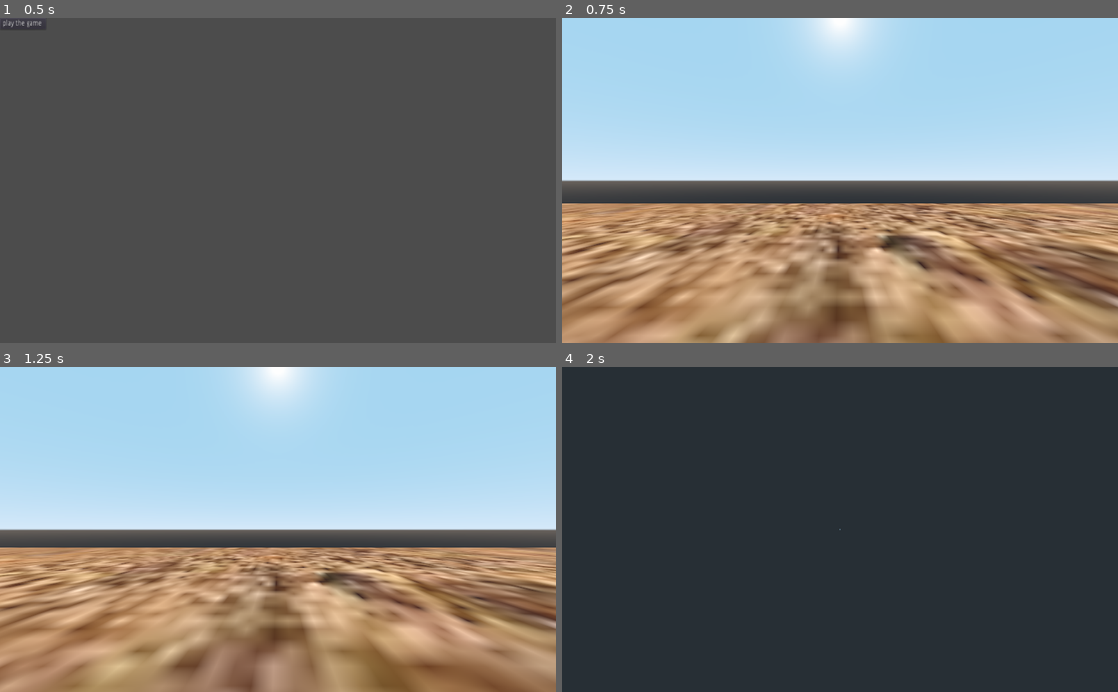
Above: before the commit, frames 1-4 (two rows, left to right).
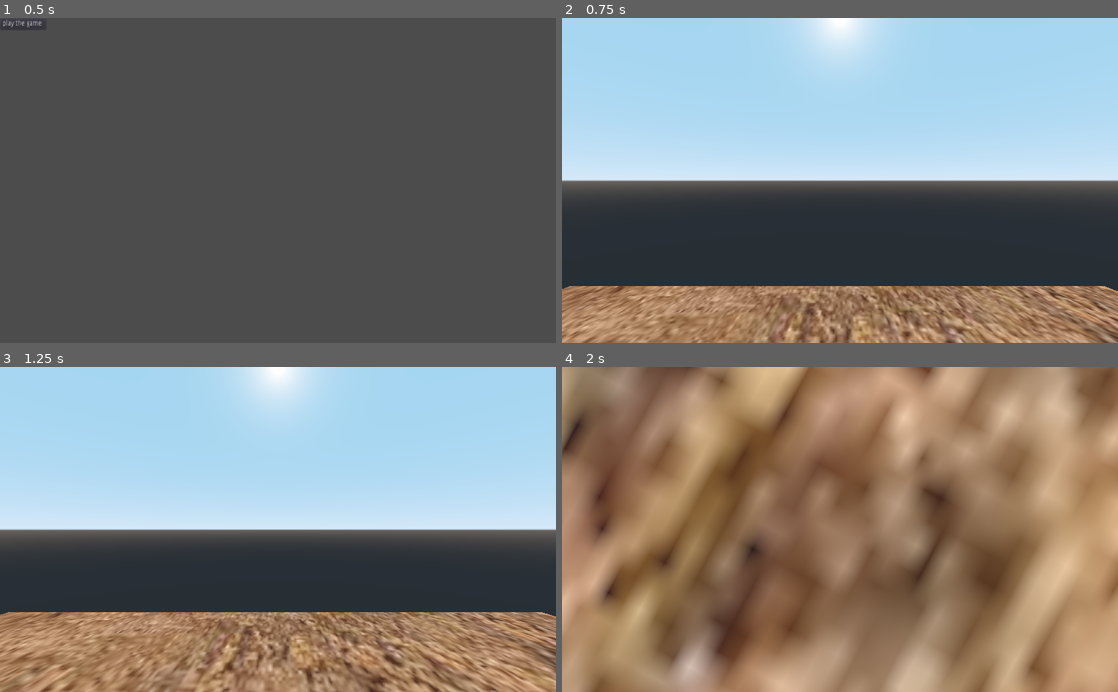
Above: after the commit, the same moments.

Repository: novastick/boink
Game: Godot game, scene res://gamescences/main menu/main menu.tscn
Two runs of this game, one before a commit and one after it. Both use one fixed random seed, a clock stepped at 60 frames per second and the inputs below.
Inputs (mouse positions are in pixels of both pictures, inside the frame that each line leads up to):
- Up to frame 1 (0.5 s): no input
- Up to frame 2 (0.75 s): click "play the game" at 0.5 s
- Up to frame 3 (1.25 s): no input
- Up to frame 4 (2 s): move the mouse to (962, 513) at 1.27 s; hold D (player_right) from 1.28 s (still down); click (962, 513) at 1.35 s; tap Space (jump) at 1.52 s

Frame 1 is identical in both runs. In frame 2, 35% of the frame differs, in the area x 0-100%, y 57-100%; in frame 3, 33%; in frame 4, 100%, in the area x 0-100%, y 0-100%.

Commit message:
raycatsing

Diff:
--- a/gamescences/player/KinematicBody.tscn
+++ b/gamescences/player/KinematicBody.tscn
@@ -7,14 +7,28 @@
 radius = 0.75
 height = 1.75
 
-[node name="KinematicBody" type="KinematicBody"]
+[sub_resource type="CapsuleMesh" id=2]
+
+[node name="playerBody" type="KinematicBody"]
+transform = Transform( 1, 0, 0, 0, 1, 0, 0, 0, 1, 0, 2.0197, 0 )
 script = ExtResource( 2 )
 
 [node name="CollisionShape" type="CollisionShape" parent="."]
 transform = Transform( 1, 0, 0, 0, -1.62921e-07, -1, 0, 1, -1.62921e-07, 0, 0, 0 )
 shape = SubResource( 1 )
 
+[node name="MeshInstance" type="MeshInstance" parent="CollisionShape"]
+mesh = SubResource( 2 )
+material/0 = null
+
 [node name="Camera" type="Camera" parent="."]
-transform = Transform( 1, 0, 0, 0, 1, 0, 0, 0, 1, 0, 0.75, 0 )
+transform = Transform( 1, 0, 0, 0, 1, 0, 0, 0, 1, -0.00492954, 0.75, 0.00790906 )
 environment = ExtResource( 1 )
 current = true
+
+[node name="RayCast" type="RayCast" parent="Camera"]
+transform = Transform( 1, 0, 0, 0, 1, 0, 0, 0, 1, -0.0833626, -0.0596771, -0.0482388 )
+enabled = true
+cast_to = Vector3( 0, 0, -3 )
+
+[node name="holdposition" type="Spatial" parent="Camera"]
--- a/gamescences/zap,wack and bonk.tscn
+++ b/gamescences/zap,wack and bonk.tscn
@@ -1,17 +1,20 @@
-[gd_scene load_steps=6 format=2]
+[gd_scene load_steps=8 format=2]
 
 [ext_resource path="res://images/sand.jpeg" type="Texture" id=1]
 [ext_resource path="res://gamescences/player/KinematicBody.tscn" type="PackedScene" id=2]
 
 [sub_resource type="PlaneMesh" id=1]
-size = Vector2( 300, 300 )
+size = Vector2( 50, 50 )
 
 [sub_resource type="SpatialMaterial" id=2]
 albedo_texture = ExtResource( 1 )
 
 [sub_resource type="ConcavePolygonShape" id=3]
-margin = 0.001
-data = PoolVector3Array( 1, 0, 1, -1, 0, 1, 1, 0, -1, -1, 0, 1, -1, 0, -1, 1, 0, -1 )
+data = PoolVector3Array( 25, 0, 25, -25, 0, 25, 25, 0, -25, -25, 0, 25, -25, 0, -25, 25, 0, -25 )
+
+[sub_resource type="BoxShape" id=4]
+
+[sub_resource type="CubeMesh" id=5]
 
 [node name="zap,wack and bonk" type="Spatial"]
 
@@ -24,8 +27,6 @@
 material/0 = SubResource( 2 )
 
 [node name="StaticBody" type="StaticBody" parent="floor"]
-constant_linear_velocity = Vector3( 300, 300, 0 )
-constant_angular_velocity = Vector3( 300, 300, 0 )
 
 [node name="CollisionShape" type="CollisionShape" parent="floor/StaticBody"]
 shape = SubResource( 3 )
@@ -34,3 +35,13 @@
 transform = Transform( -1, 3.25841e-07, 5.30863e-14, 0, -1.62921e-07, 1, 3.25841e-07, 1, 1.62921e-07, 0, 40, 0 )
 shadow_enabled = true
 shadow_color = Color( 1, 1, 1, 1 )
+
+[node name="RigidBody" type="RigidBody" parent="."]
+transform = Transform( 1, 0, 0, 0, 1, 0, 0, 0, 1, -7.47185, 1.37005, -4.15666 )
+
+[node name="CollisionShape" type="CollisionShape" parent="RigidBody"]
+shape = SubResource( 4 )
+
+[node name="MeshInstance" type="MeshInstance" parent="RigidBody/CollisionShape"]
+mesh = SubResource( 5 )
+material/0 = null
--- /dev/null
+++ b/global.gd
@@ -0,0 +1,13 @@
+extends Node
+
+
+var current_score = 0
+
+# Called when the node enters the scene tree for the first time.
+func _ready():
+	pass # Replace with function body.
+
+
+# Called every frame. 'delta' is the elapsed time since the previous frame.
+#func _process(delta):
+#	pass
--- a/player.gd
+++ b/player.gd
@@ -18,7 +18,7 @@
 
 # player components
 onready var camera = get_node("Camera")		# "attach" the camera to access from script.
-# Called when the node enters the scene tree for the first time.
+
 func _ready():
 	pass # Replace with function body.
 
@@ -40,7 +40,19 @@
 
 	# reset the mouse delta vector
 	mouseDelta = Vector2()
-# called every physics step
+
+	if Input.is_action_just_pressed("leftclick"):
+		var direct_state = get_world().direct_space_state
+		var collison = direct_state.intersect_ray(transform.origin, Vector3(0, 0, -20))
+
+		if collison:
+			print(collison.position)
+
+
+
+#
+
+
 func _physics_process (delta):
 	# reset the x and z velocity
 	playerVelocity.x = 0
--- a/project.godot
+++ b/project.godot
@@ -70,6 +70,11 @@
 "events": [ Object(InputEventKey,"resource_local_to_scene":false,"resource_name":"","device":0,"alt":false,"shift":false,"control":false,"meta":false,"command":false,"pressed":false,"scancode":32,"unicode":0,"echo":false,"script":null)
  ]
 }
+leftclick={
+"deadzone": 0.5,
+"events": [ Object(InputEventMouseButton,"resource_local_to_scene":false,"resource_name":"","device":0,"alt":false,"shift":false,"control":false,"meta":false,"command":false,"button_mask":0,"position":Vector2( 0, 0 ),"global_position":Vector2( 0, 0 ),"factor":1.0,"button_index":1,"pressed":false,"doubleclick":false,"script":null)
+ ]
+}
 
 [physics]
 
Not shown: 1 places in gamescences/player/KinematicBody.tscn that only renumber resources
